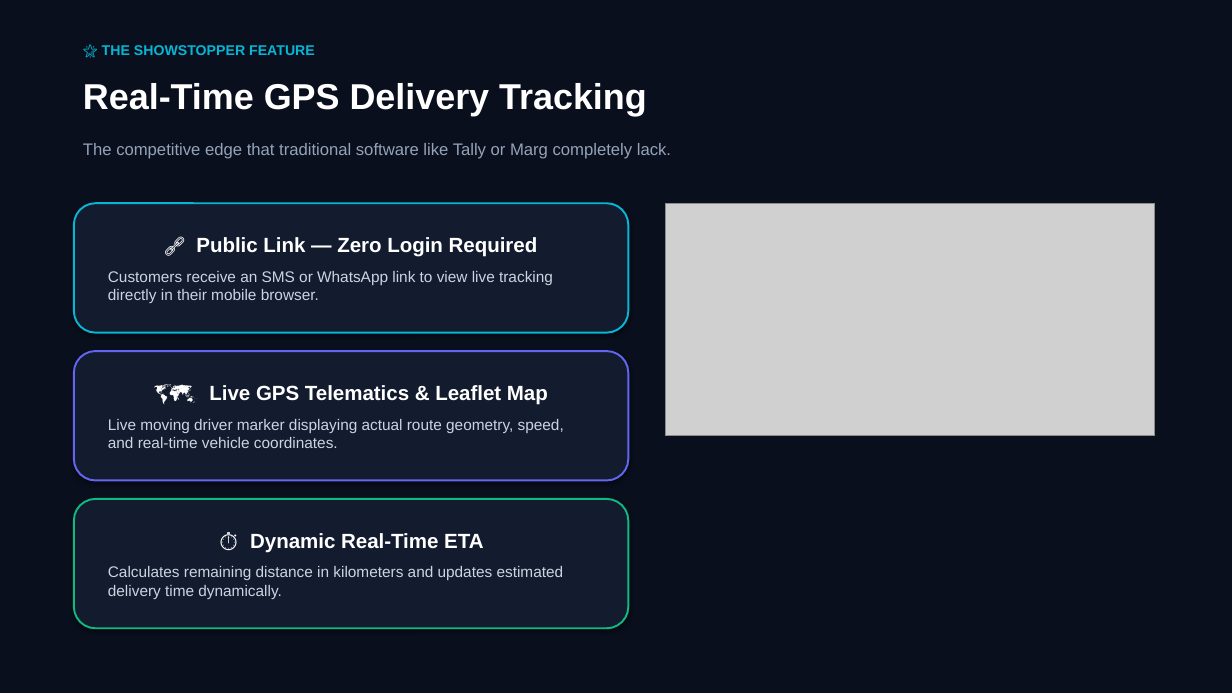
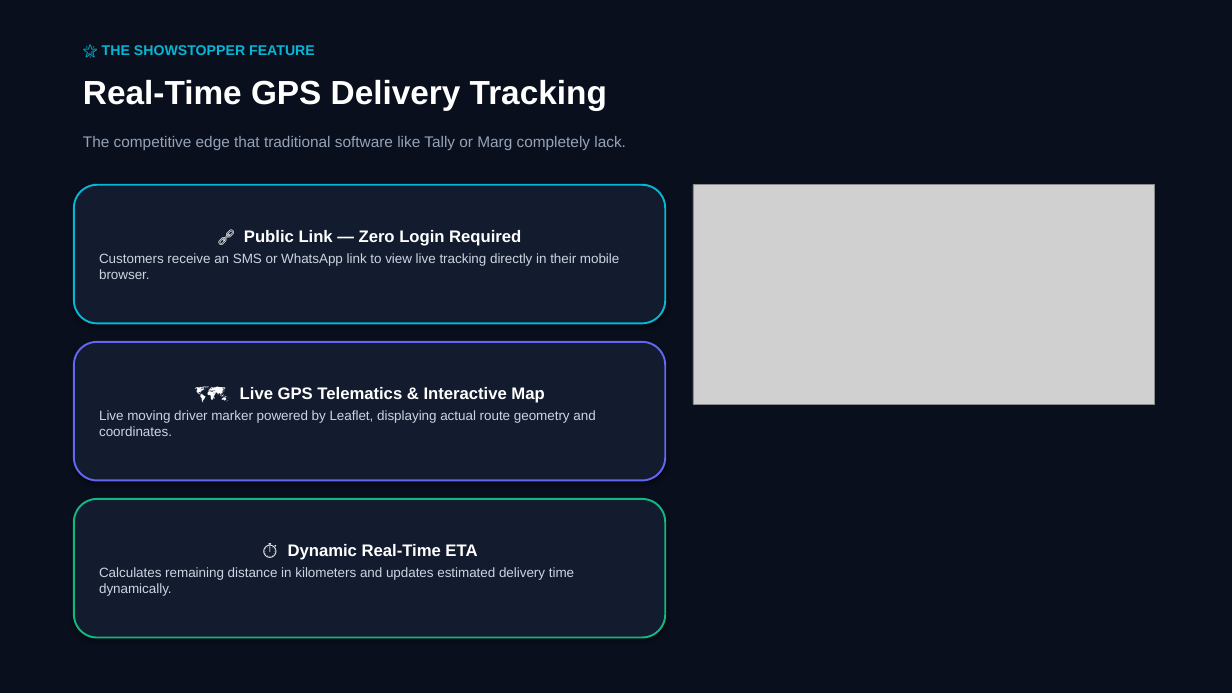
Before and after one commit to MayuurPandav/vyapar-frontend-files-, a slide deck: slide 5 of public/Vyapar_2.0_Presentation.pptx. Drawn at 1232x693 pixels with LibreOffice and Linux fonts; fonts in the diff are those of the drawing; grey boxes stand for pictures. Boxes give left, top, right and bottom in pixels: in the first picture for what was removed or moved away, otherwise in the second. Text is boxed around its words. In the diff, an @@ line names an element or a change of style, - is before the commit and + after.

Commit message:
feat(presentation): embed rich graphics and live screenshots on every single slide of 8-slide deck

```diff
--- a/public/Vyapar_2.0_Presentation.pptx
+++ b/public/Vyapar_2.0_Presentation.pptx
@@ text "Real-Time GPS Delivery Tracking" at [83,79,607,110]: size 28 to 26 pt @@
@@ text "The competitive edge that traditional ..." at [83,136,626,150]: size 13 to 12 pt @@
@@ rounded rectangle "🔗 Public Link — Zero ...": place and size @@
-rounded rectangle "🔗 Public Link — Zero ..." at [74,203,628,333]
+rounded rectangle "🔗 Public Link — Zero ..." at [74,185,665,323]
@@ rounded rectangle "🔗 Public Link — Zero ..." at [74,185,665,323]: size 16 to 13 pt in "🔗 Public Link — Zero Login Required"; size 12 to 10.5 pt in "Customers receive an SMS or WhatsApp link ..."; less space between paragraphs @@
@@ picture: place and size @@
-picture at [665,203,1155,436]
+picture at [693,185,1155,405]
@@ rounded rectangle "🗺️ Live GPS Telematics & ...": place and size @@
-rounded rectangle "🗺️ Live GPS Telematics & ..." at [74,351,628,481]
+rounded rectangle "🗺️ Live GPS Telematics & ..." at [74,342,665,481]
@@ text in rounded rectangle at [99,387,595,436]: text changed; size 12 to 10.5 pt @@
-🗺️ Live GPS Telematics & Leaflet Map
-Live moving driver marker displaying actual route geometry, speed, and real-time vehicle coordinates.
+🗺️ Live GPS Telematics & Interactive Map
+Live moving driver marker powered by Leaflet, displaying actual route geometry and coordinates.
@@ rounded rectangle "⏱️ Dynamic Real-Time ETA": place and size @@
-rounded rectangle "⏱️ Dynamic Real-Time ETA" at [74,499,628,628]
+rounded rectangle "⏱️ Dynamic Real-Time ETA" at [74,499,665,638]
@@ rounded rectangle "⏱️ Dynamic Real-Time ETA" at [74,499,665,638]: size 16 to 13 pt in "⏱️ Dynamic Real-Time ETA"; size 12 to 10.5 pt in "Calculates remaining distance in kilometers and updates ..."; less space between paragraphs @@
```
Also in this commit, not shown: 7 other slides changed, 7 other files.
